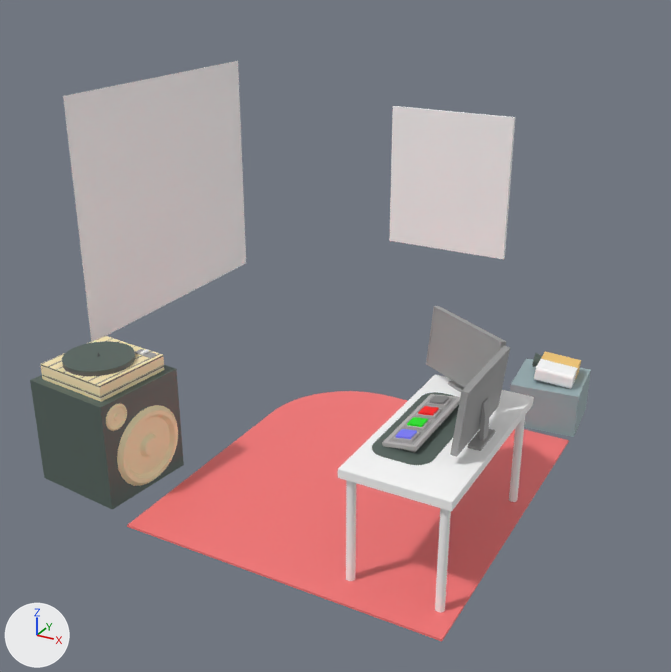
What one commit did to the glTF model public/maxtower_01.glb.
The view is the same before and after, from a 50 mm lens placed at (1.2, -3.28, 9.4), pointed at (-1.35, 1.36, 7.08). Arrows for +X, +Y and +Z are at lower left; the lights stay in place. Where no turn or scale is listed for an object, it has been applied to the vertices.

Objects in the first picture: 'group_11', 'group_19', 'group_23.001', 'group_24', 'group_26', 'group_3', 'group_30', 'group_31.003', 'group_33', 'group_35', 'group_38', 'image_0'.
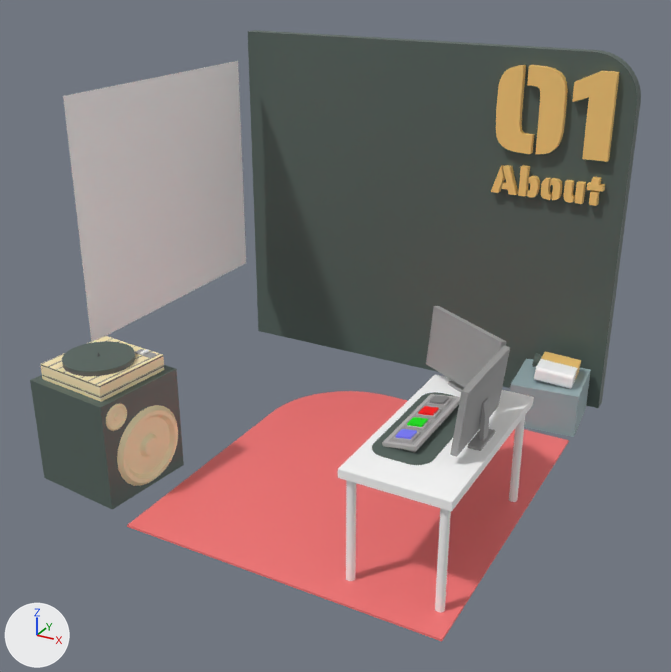
Changed parts and their boxes (x1, y1, x2, y2) in the pictures (671 x 672 px):
'group_41', added
    after: (248, 30, 641, 408)
'instance_0.002', added (orange)
    after: (572, 71, 620, 162)
'instance_0', added (orange)
    after: (527, 65, 568, 154)
'instance_0.001', added (orange)
    after: (496, 65, 534, 154)
'instance_1.001', added
    after: (501, 165, 518, 195)
'instance_1.002', added
    after: (518, 165, 530, 196)
'instance_1.003', added
    after: (527, 175, 540, 198)
'instance_1.006', added
    after: (564, 180, 575, 203)
'instance_1.007', added
    after: (575, 181, 586, 204)
'instance_1', added
    after: (491, 165, 505, 193)
'instance_1.004', added
    after: (550, 178, 562, 200)
'instance_1.005', added
    after: (541, 178, 552, 200)
'instance_1.008', added
    after: (587, 177, 605, 192)
'instance_1.009', added
    after: (589, 190, 600, 206)
'image_0', unchanged, covered by the edit
    before: (389, 107, 514, 259)

Edits to the bpy script that builds the scene:
```text
Add ob_group_41:
    ob_group_41 = bpy.data.objects.new('group_41', me_id480)  # 32 vertices, 60 faces; spans x 0.0..2.9, y 0.0..0.1, z 0.0..2.44; in mat_noon1 (dark grey #55635d)
    ob_group_41.location = (-2.896, 2.794, 6.248)
Add ob_instance_1_009:
    ob_instance_1_009 = bpy.data.objects.new('instance_1.009', me_id473)  # a box spanning x 0.6809..0.7306, y -0.0508..0.0, z 0.0021..0.0905; in mat_noon_3 (orange #f9cd78)
    ob_instance_1_009.location = (-0.898, 2.794, 7.726)
Add ob_instance_1_008:
    ob_instance_1_008 = bpy.data.objects.new('instance_1.008', me_id467)  # 16 vertices, 28 faces; spans x 0.6556..0.7606, y -0.0508..0.0, z 0.1013..0.1789; in mat_noon_3 (orange #f9cd78)
    ob_instance_1_008.location = (-0.898, 2.794, 7.726)
Add ob_instance_1_007:
    ob_instance_1_007 = bpy.data.objects.new('instance_1.007', me_id461)  # a box spanning x 0.5858..0.6355, y -0.0508..0.0, z 0.0021..0.1391; in mat_noon_3 (orange #f9cd78)
    ob_instance_1_007.location = (-0.898, 2.794, 7.726)
Add ob_instance_1_006:
    ob_instance_1_006 = bpy.data.objects.new('instance_1.006', me_id455)  # 32 vertices, 60 faces; spans x 0.5082..0.5745, y -0.0508..0.0, z 0.0003..0.1391; in mat_noon_3 (orange #f9cd78)
    ob_instance_1_006.location = (-0.898, 2.794, 7.726)
Add ob_instance_1_005:
    ob_instance_1_005 = bpy.data.objects.new('instance_1.005', me_id449)  # 38 vertices, 72 faces; spans x 0.3511..0.4204, y -0.0508..0.0, z 0.0..0.1407; in mat_noon_3 (orange #f9cd78)
    ob_instance_1_005.location = (-0.898, 2.794, 7.726)
Add ob_instance_1_004:
    ob_instance_1_004 = bpy.data.objects.new('instance_1.004', me_id443)  # 40 vertices, 76 faces; spans x 0.4129..0.4822, y -0.0508..0.0, z 0.0005..0.1413; in mat_noon_3 (orange #f9cd78)
    ob_instance_1_004.location = (-0.898, 2.794, 7.726)
Add ob_instance_1_003:
    ob_instance_1_003 = bpy.data.objects.new('instance_1.003', me_id437)  # 52 vertices, 100 faces; spans x 0.2608..0.3285, y -0.0508..0.0, z 0.0003..0.141; in mat_noon_3 (orange #f9cd78)
    ob_instance_1_003.location = (-0.898, 2.794, 7.726)
Add ob_instance_1_002:
    ob_instance_1_002 = bpy.data.objects.new('instance_1.002', me_id431)  # a box spanning x 0.2..0.25, y -0.051..0.0, z 0.002..0.202; in mat_noon_3 (orange #f9cd78)
    ob_instance_1_002.location = (-0.898, 2.794, 7.726)
Add ob_instance_1_001:
    ob_instance_1_001 = bpy.data.objects.new('instance_1.001', me_id425)  # 16 vertices, 28 faces; spans x 0.075..0.184, y -0.051..0.0, z 0.002..0.187; in mat_noon_3 (orange #f9cd78)
    ob_instance_1_001.location = (-0.898, 2.794, 7.726)
Add ob_instance_1:
    ob_instance_1 = bpy.data.objects.new('instance_1', me_id419)  # 10 vertices, 16 faces; spans x 0.001..0.085, y -0.051..0.0, z 0.002..0.187; in mat_noon_3 (orange #f9cd78)
    ob_instance_1.location = (-0.898, 2.794, 7.726)
Add ob_instance_0_002:
    ob_instance_0_002 = bpy.data.objects.new('instance_0.002', me_id411)  # 14 vertices, 24 faces; spans x 0.54..0.804, y -0.051..0.0, z 0.006..0.561; in mat_noon_3 (orange #f9cd78)
    ob_instance_0_002.location = (-0.934, 2.794, 8.017)
Add ob_instance_0_001:
    ob_instance_0_001 = bpy.data.objects.new('instance_0.001', me_id405)  # 48 vertices, 92 faces; spans x 0.038..0.296, y -0.051..0.0, z 0.0..0.565; in mat_noon_3 (orange #f9cd78)
    ob_instance_0_001.location = (-0.934, 2.794, 8.017)
Add ob_instance_0:
    ob_instance_0 = bpy.data.objects.new('instance_0', me_id399)  # 46 vertices, 88 faces; spans x 0.236..0.494, y -0.051..0.0, z 0.002..0.567; in mat_noon_3 (orange #f9cd78)
    ob_instance_0.location = (-0.934, 2.794, 8.017)
```
